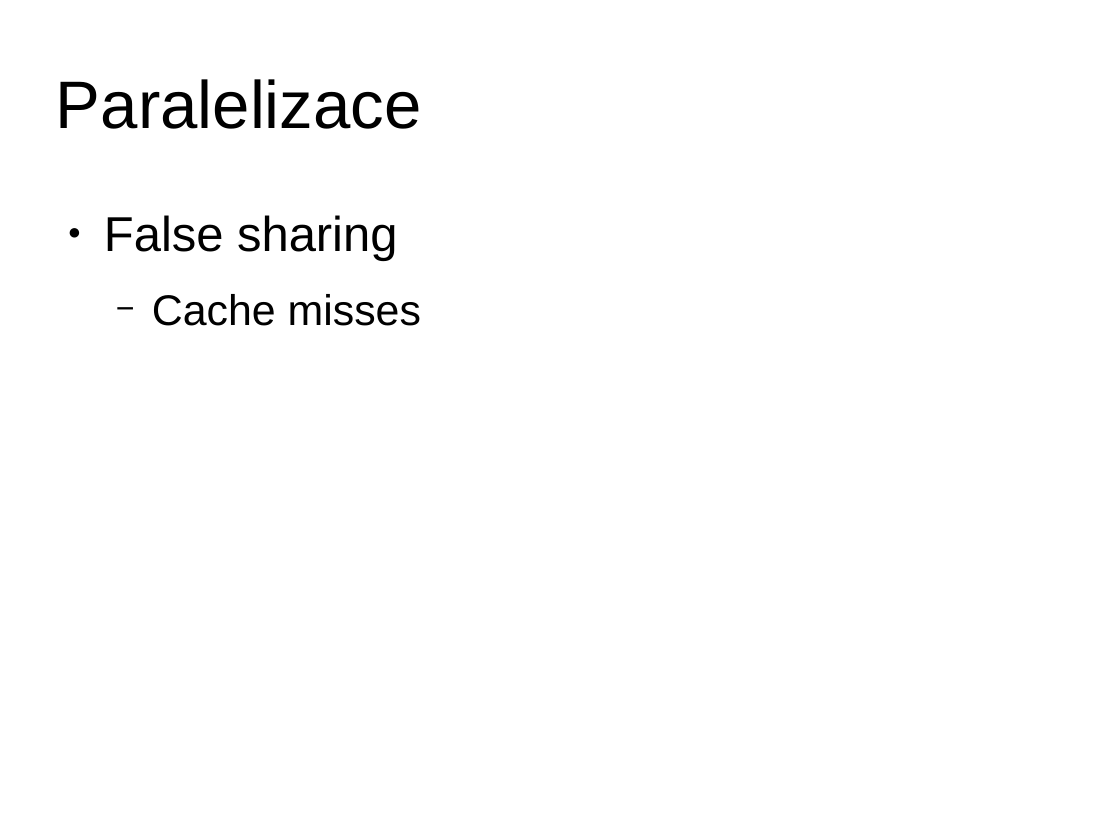
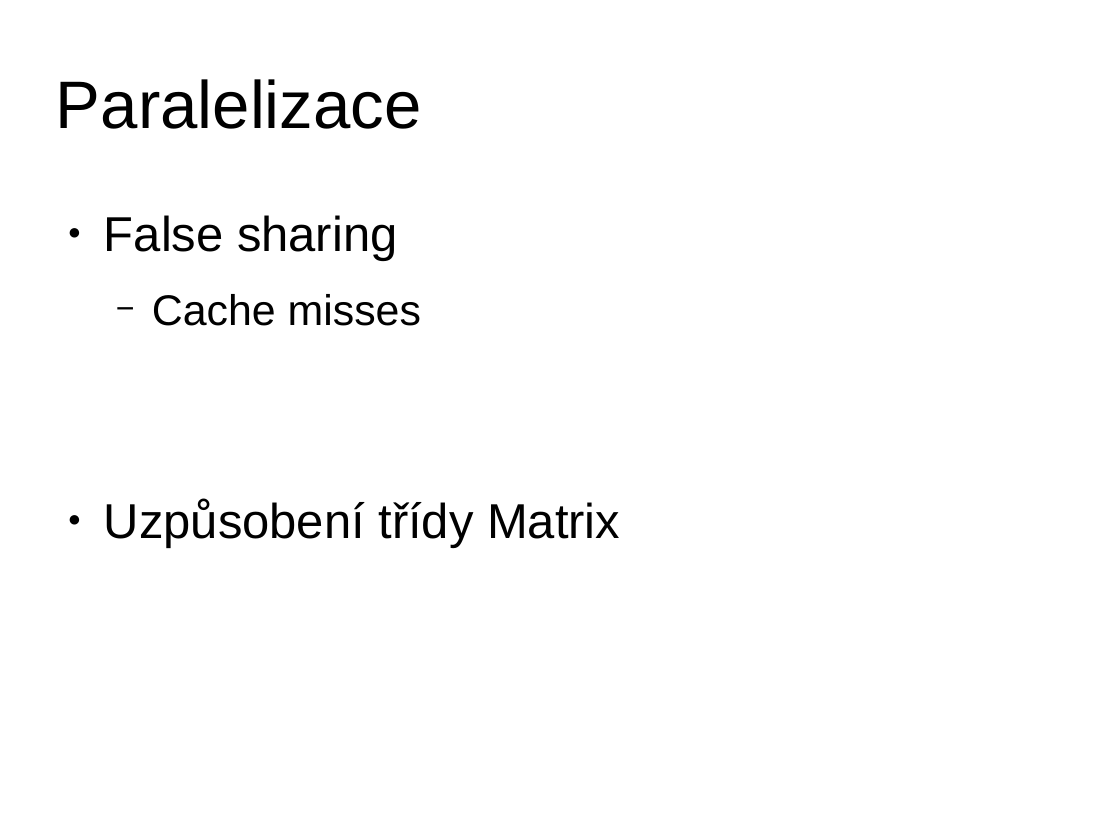
Before and after one commit to Neloop/MatrixLibrary, a slide deck: slide 16 of prezentace/prezentace.odp. Drawn at 1120x840 pixels with LibreOffice and Linux fonts; fonts in the diff are those of the drawing; background and template pictures are left out. Boxes give left, top, right and bottom in pixels: in the first picture for what was removed or moved away, otherwise in the second. Text is boxed around its words. In the diff, an @@ line names an element or a change of style, - is before the commit and + after.

```diff
--- a/prezentace/prezentace.odp
+++ b/prezentace/prezentace.odp
@@ text at (x1=104, y1=499, x2=620, y2=548): paragraph added @@
+● Uzpůsobení třídy Matrix
```
Also in this commit, not shown: 1 other slide changed, 1 slide added, 1 slide removed.
